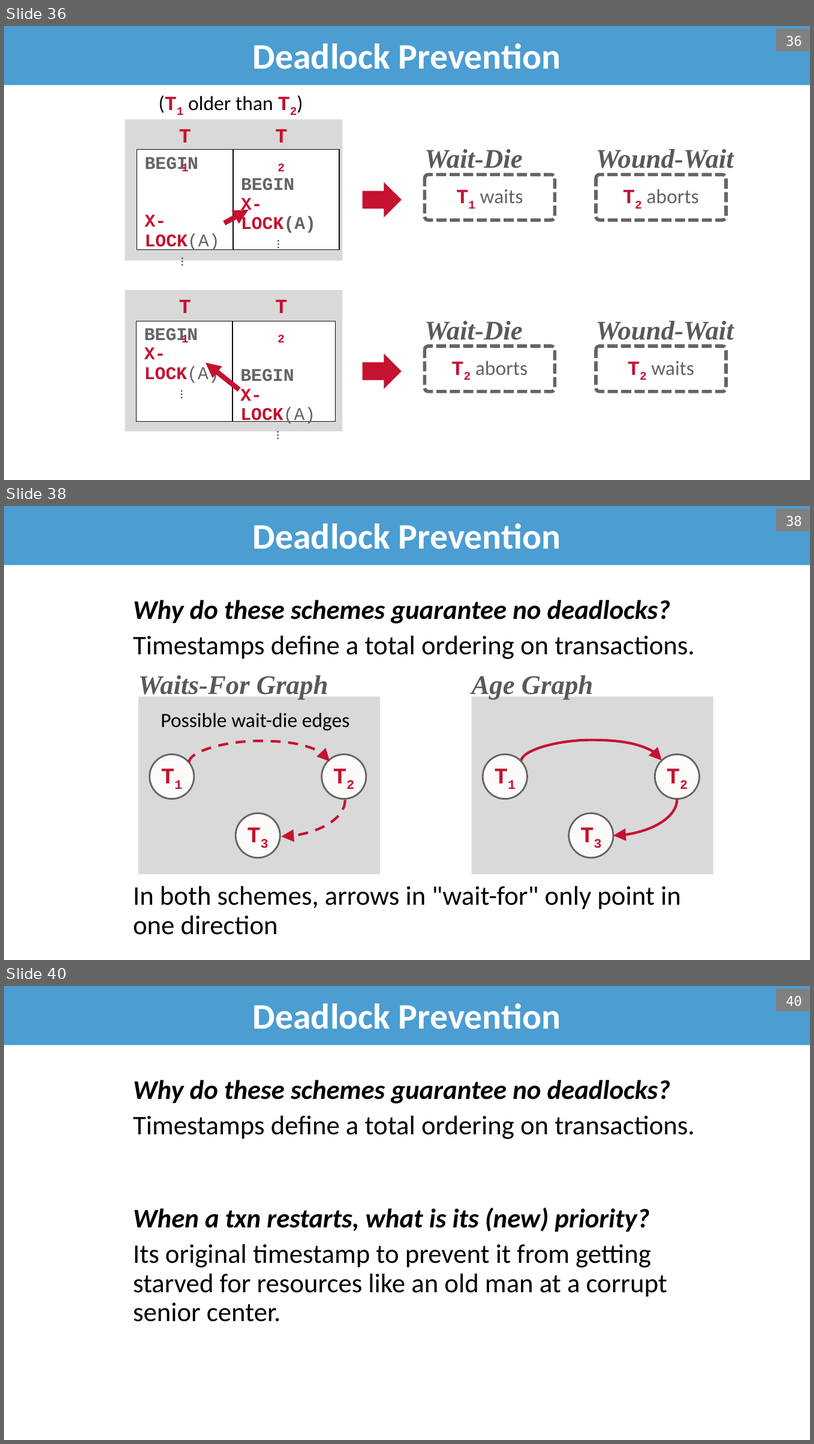
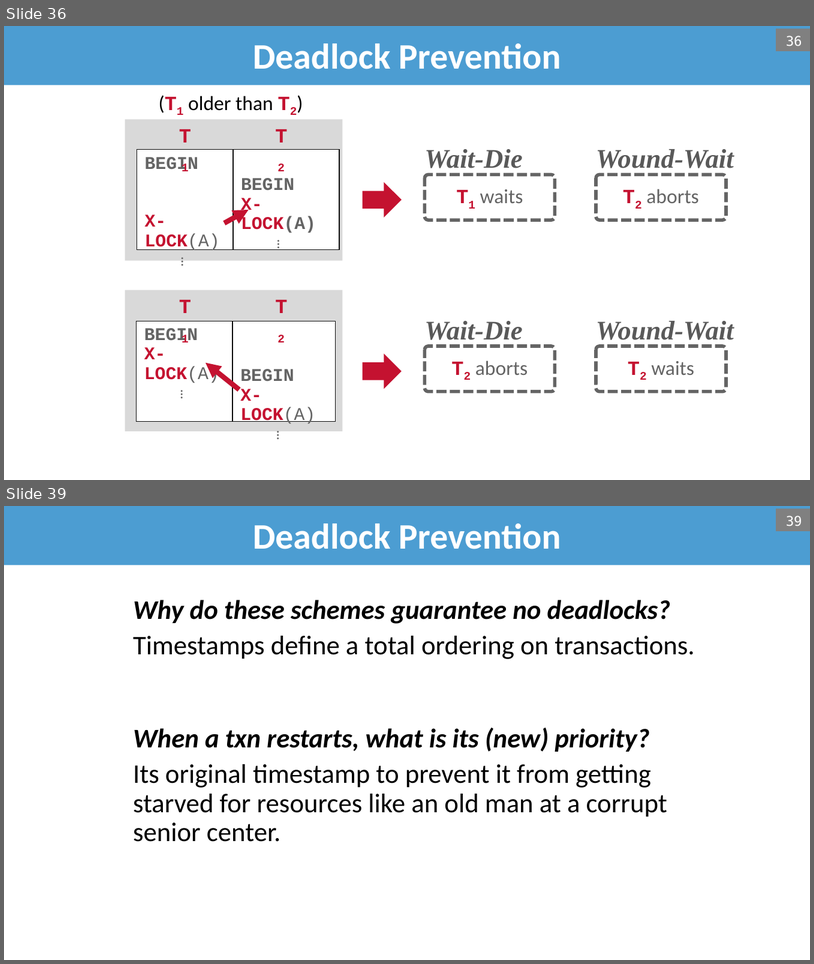
Before and after one commit to bsb20/bsb20.github.io, a slide deck: docs/421_f26/lectures/L17_2PL.pptx. Shown one above the other, each under a label of ours: slides 36, 38 and 40 before the commit, slides 36 and 39 after it; the slides between them are not shown. The pictures are 814x1444 and 814x964 pixels, drawn with LibreOffice and Linux fonts; fonts in the diff are those of the drawing; background and template pictures are left out. Boxes give left, top, right and bottom in pixels: in the first picture for what was removed or moved away, otherwise in the second. Text is boxed around its words. In the diff, an @@ line names an element or a change of style, - is before the commit and + after.

```diff
--- a/docs/421_f26/lectures/L17_2PL.pptx
+++ b/docs/421_f26/lectures/L17_2PL.pptx
@@ slide 38 removed at [4,506,810,960], background #FFFFFF @@
@@ title removed at [4,506,810,565] @@
-Deadlock Prevention
@@ page number removed at [777,508,810,531] @@
-38
@@ text removed at [133,600,695,934] @@
-Why do these schemes guarantee no deadlocks?
-Timestamps define a total ordering on transactions.
-In both schemes, arrows in "wait-for" only point in one direction
@@ text removed at [138,675,329,699] @@
-Waits-For Graph
@@ text removed at [472,675,594,699] @@
-Age Graph
@@ rectangle removed at [138,696,381,874] @@
@@ rectangle removed at [472,696,714,874] @@
@@ text removed at [161,712,350,730] @@
-Possible wait-die edges
@@ curved arrow removed from (522, 761) to (662, 760) @@
@@ ellipse removed at [150,754,194,799] @@
-T1
@@ curved arrow removed from (189, 762) to (330, 762) @@
@@ ellipse removed at [322,754,366,799] @@
-T2
@@ ellipse removed at [483,754,527,799] @@
-T1
@@ ellipse removed at [656,754,700,799] @@
-T2
@@ curved arrow removed from (345, 799) to (281, 836) @@
@@ curved arrow removed from (677, 799) to (614, 835) @@
@@ ellipse removed at [236,813,280,858] @@
-T3
@@ ellipse removed at [569,813,614,858] @@
-T3
@@ what was slide 40 is now slide 39 @@
@@ page number at [786,516,803,526]: text changed @@
-40
+39
```
Also in this commit, not shown: 6 slides changed, 6 other slides removed, 1 other file.
